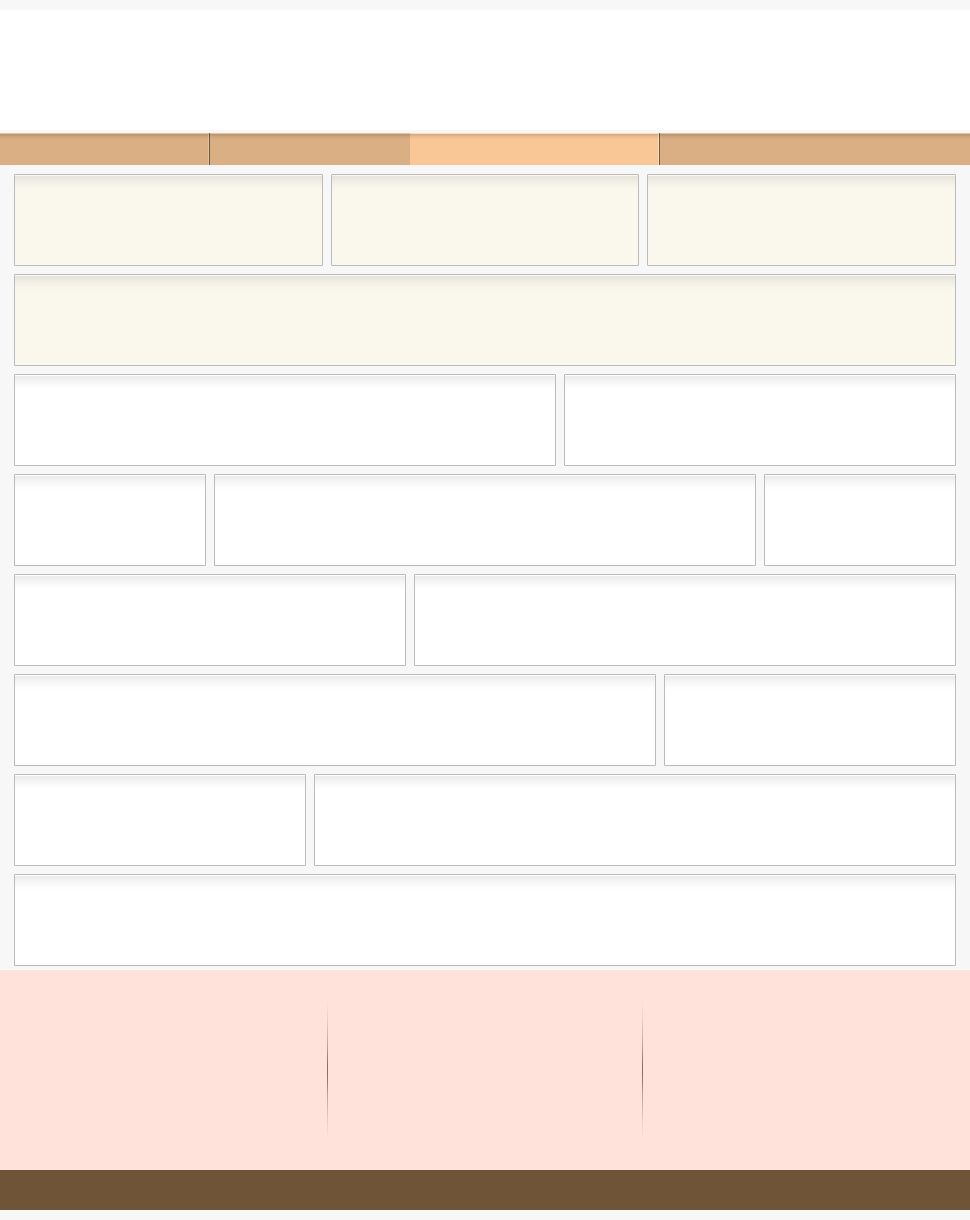
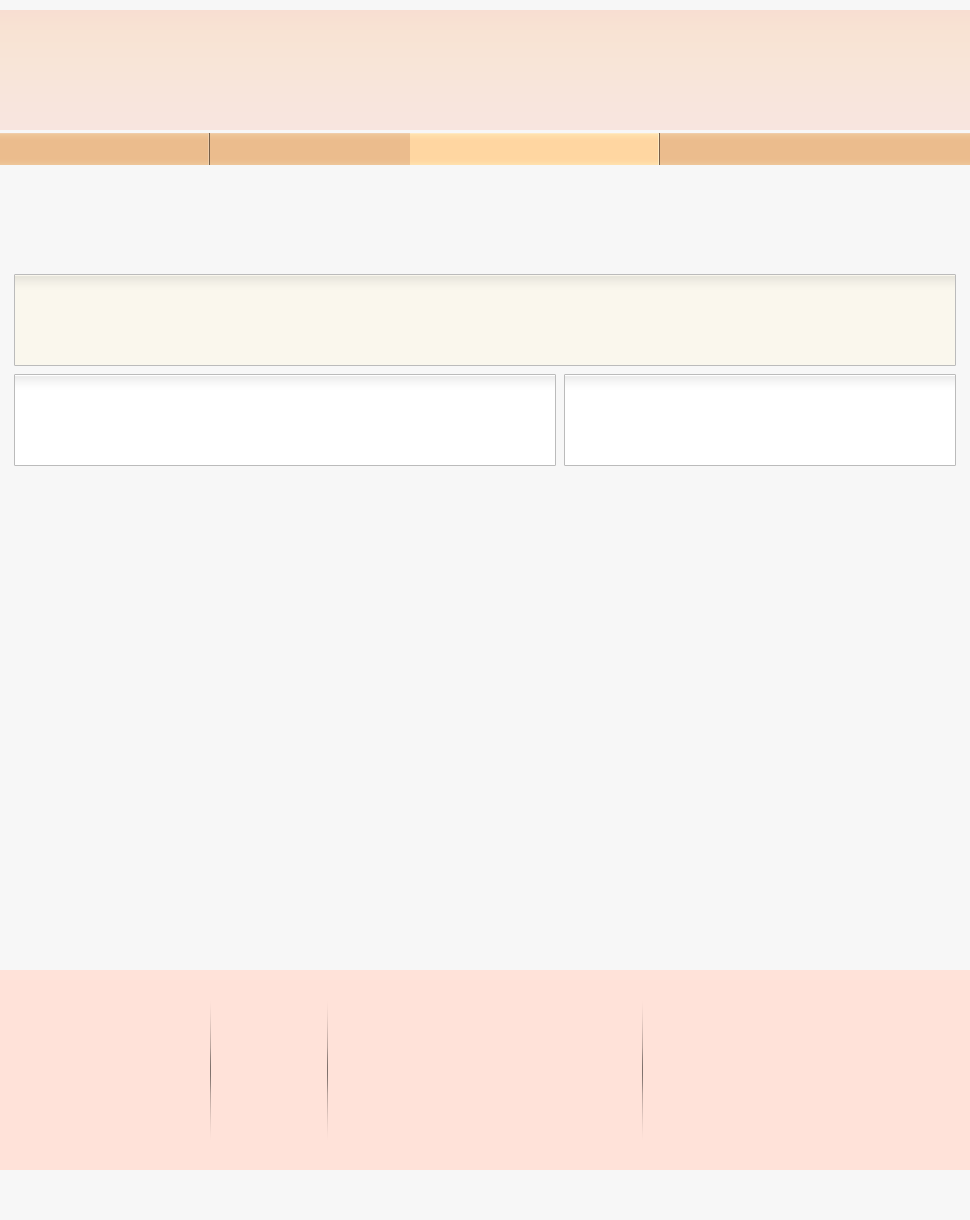
Comparing the layer stacks of the two w=970, h=1220 images. Changes:
painted on "header" over [0, 10, 970, 130]
painted on "navbar" over [0, 133, 970, 165]
removed layer "header boxes" over [15, 175, 955, 265]
removed layer "footer" over [0, 1170, 970, 1210]
removed layer "sms" over [15, 475, 955, 565]
removed layer "tsm" over [15, 575, 955, 665]
removed layer "mms" over [15, 675, 955, 765]
removed layer "smm" over [15, 775, 955, 865]
removed layer "mmm" over [15, 875, 955, 965]
